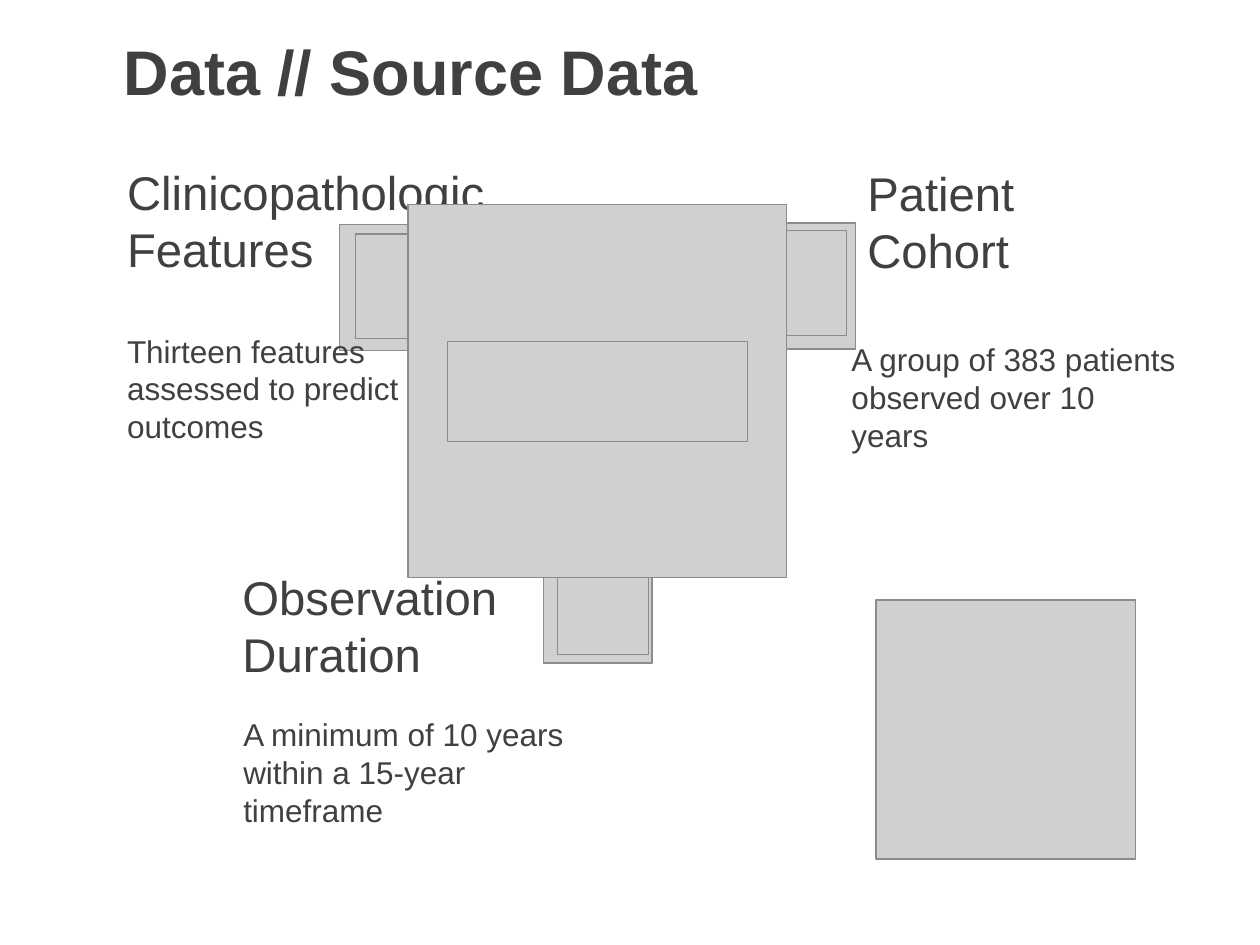
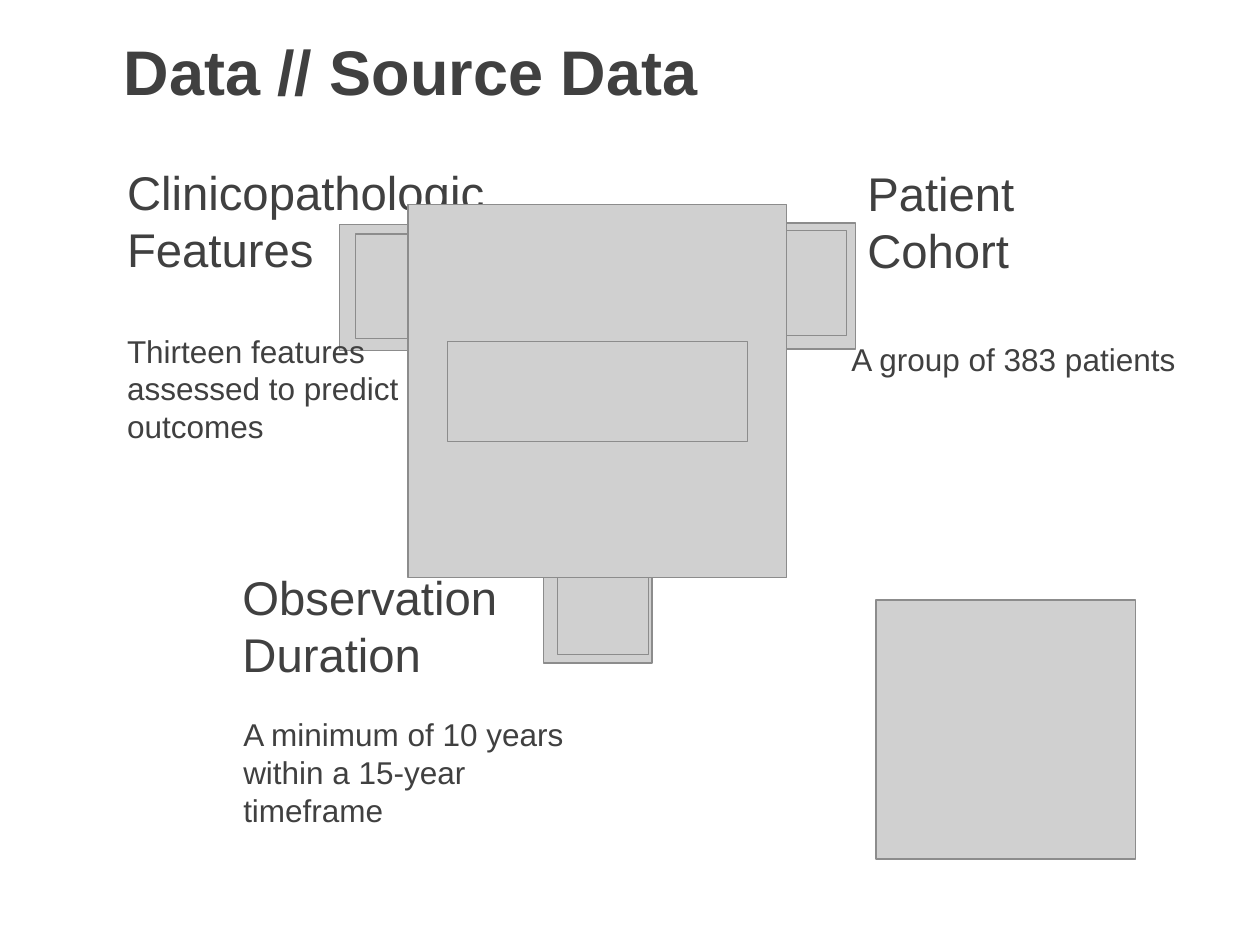
Before and after one commit to josh-dcosta/pjas-thyroid, a slide deck: slide 14 of presentation/Thyroid_Cancer_Recurrence_Presentation_v3.pptx. Drawn at 1260x945 pixels with LibreOffice and Linux fonts; fonts in the diff are those of the drawing; grey boxes stand for pictures. Boxes give left, top, right and bottom in pixels: in the first picture for what was removed or moved away, otherwise in the second. Text is boxed around its words. In the diff, an @@ line names an element or a change of style, - is before the commit and + after.

```diff
--- a/presentation/Thyroid_Cancer_Recurrence_Presentation_v3.pptx
+++ b/presentation/Thyroid_Cancer_Recurrence_Presentation_v3.pptx
@@ text at bbox=[851, 346, 1175, 377]: text changed @@
-A group of 383 patients observed over 10 years
+A group of 383 patients
```
Also in this commit, not shown: 3 other slides changed, 1 other file.
